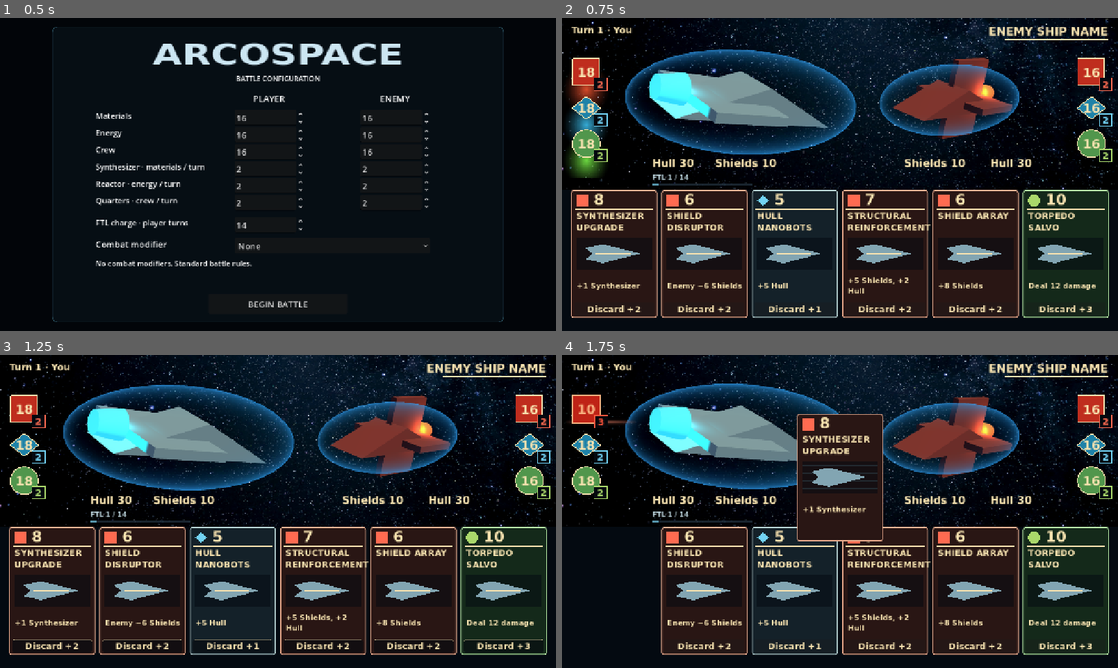
Above: before the commit, frames 1-4 (two rows, left to right).
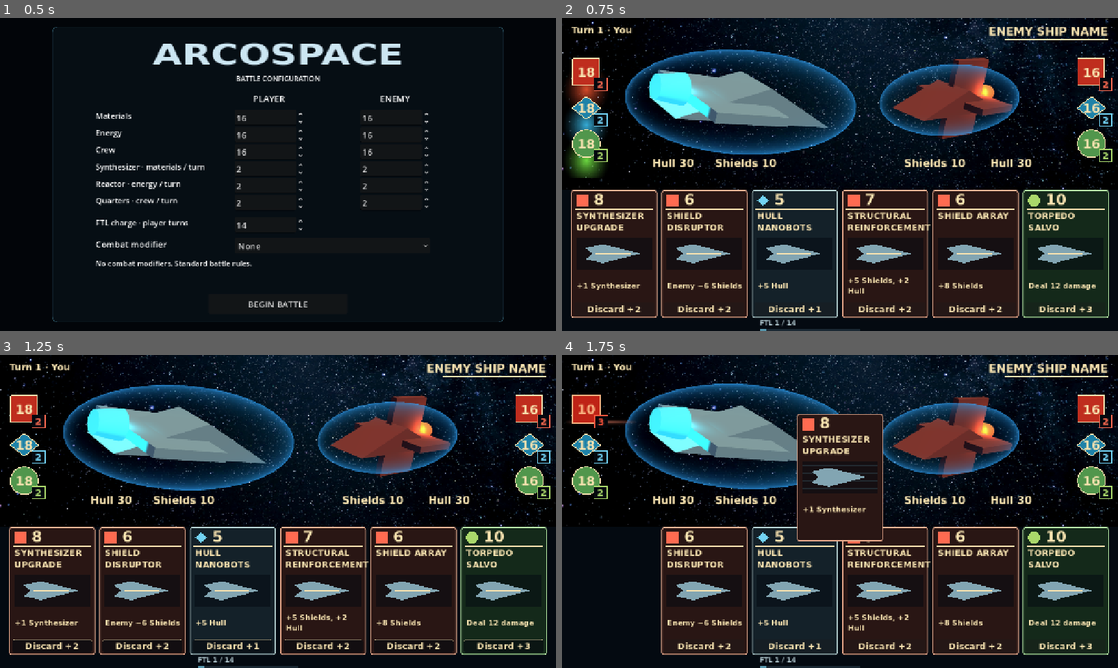
Above: after the commit, the same moments.

Repository: RPGMaster2000/arcospace
Game: Godot game, scene res://scenes/battle_setup.tscn
Two runs of this game, one before a commit and one after it. Both use one fixed random seed, a clock stepped at 60 frames per second and the inputs below.
Inputs:
- Up to frame 1 (0.5 s): no input
- Up to frame 2 (0.75 s): click "BEGIN BATTLE" at 0.5 s
- Up to frame 3 (1.25 s): no input
- Up to frame 4 (1.75 s): click "8" at 1.25 s

Frame 1 is identical in both runs. In frame 2, 0.4% of the frame differs, in the area x 16-54%, y 50-100%; in frame 3, 0.4%; in frame 4, 0.4%.

Commit message:
Changed some battle modifier text and values.

Diff:
--- a/scenes/board.tscn
+++ b/scenes/board.tscn
@@ -8,6 +8,10 @@
 [ext_resource type="Script" uid="uid://eq1hb45cgs7y" path="res://scripts/battle_effects.gd" id="6_effects"]
 [ext_resource type="Script" uid="uid://clkps43ws8g7d" path="res://scripts/turn_presentation.gd" id="7_turn"]
 [ext_resource type="Script" uid="uid://centsvm7vv87w" path="res://scripts/card_motion_settings.gd" id="12_ba0us"]
+[ext_resource type="Script" uid="uid://bge60xjyyeiyn" path="res://scripts/ftl_drive.gd" id="FTL"]
+[ext_resource type="PackedScene" path="res://scenes/ftl_panel.tscn" id="FTLPanel"]
+[ext_resource type="PackedScene" path="res://scenes/modifier_display.tscn" id="ModifierDisplay"]
+[ext_resource type="Script" uid="uid://jbsh3jp1iy7n" path="res://scripts/combat_modifier.gd" id="ModifierRules"]
 [ext_resource type="Resource" path="res://cards/01_shield_plating.tres" id="preview_0"]
 [ext_resource type="Resource" path="res://cards/04_synthesizer_upgrade.tres" id="preview_1"]
 [ext_resource type="Resource" path="res://cards/12_laser_burst.tres" id="preview_2"]
@@ -16,12 +20,6 @@
 [ext_resource type="Resource" path="res://cards/20_torpedo_salvo.tres" id="preview_5"]
 [ext_resource type="PackedScene" path="res://scenes/match_result.tscn" id="Result"]
 
-[ext_resource type="Script" path="res://scripts/ftl_drive.gd" id="FTL"]
-[ext_resource type="PackedScene" path="res://scenes/ftl_panel.tscn" id="FTLPanel"]
-
-[ext_resource type="Script" path="res://scripts/combat_modifier.gd" id="ModifierRules"]
-[ext_resource type="PackedScene" path="res://scenes/modifier_display.tscn" id="ModifierDisplay"]
-
 [sub_resource type="SystemFont" id="BoldFont"]
 font_names = PackedStringArray("DejaVu Sans", "Arial")
 font_weight = 700
@@ -222,8 +220,6 @@
 layout_mode = 0
 anchor_left = 1.0
 anchor_right = 1.0
-anchor_top = 0.0
-anchor_bottom = 0.0
 offset_left = -306.0
 offset_top = 15.0
 offset_right = -23.0
@@ -409,11 +405,9 @@
 vertical_alignment = 1
 
 [node name="EnemyResource1" type="Control" parent="." unique_id=1348338541]
-layout_mode = 0
+anchors_preset = 0
 anchor_left = 1.0
 anchor_right = 1.0
-anchor_top = 0.0
-anchor_bottom = 0.0
 offset_left = -94.0
 offset_top = 92.0
 offset_right = -22.0
@@ -469,11 +463,9 @@
 vertical_alignment = 1
 
 [node name="EnemyResource2" type="Control" parent="." unique_id=1494198465]
-layout_mode = 0
+anchors_preset = 0
 anchor_left = 1.0
 anchor_right = 1.0
-anchor_top = 0.0
-anchor_bottom = 0.0
 offset_left = -94.0
 offset_top = 174.0
 offset_right = -22.0
@@ -529,11 +521,9 @@
 vertical_alignment = 1
 
 [node name="EnemyResource3" type="Control" parent="." unique_id=1720151133]
-layout_mode = 0
+anchors_preset = 0
 anchor_left = 1.0
 anchor_right = 1.0
-anchor_top = 0.0
-anchor_bottom = 0.0
 offset_left = -94.0
 offset_top = 256.0
 offset_right = -22.0
@@ -643,12 +633,10 @@
 polygon = PackedVector2Array(163, -19, 185, -12, 185, 12, 163, 19)
 
 [node name="Versus" type="Label" parent="." unique_id=807563954]
-layout_mode = 0
-anchor_left = 0.5
-anchor_right = 0.5
-anchor_top = 0.0
-anchor_bottom = 0.0
-visible = false
+visible = false
+layout_mode = 0
+anchor_left = 0.5
+anchor_right = 0.5
 offset_left = -33.0
 offset_top = 177.0
 offset_right = 33.0
@@ -661,8 +649,8 @@
 [node name="PlayerHullLabel" type="Label" parent="." unique_id=2109470503]
 layout_mode = 0
 anchor_left = 0.5
-anchor_right = 0.5
-anchor_top = 1.0
+anchor_top = 1.0
+anchor_right = 0.5
 anchor_bottom = 1.0
 offset_left = -432.0
 offset_top = -400.0
@@ -674,8 +662,8 @@
 [node name="PlayerShieldsLabel" type="Label" parent="." unique_id=86968435]
 layout_mode = 0
 anchor_left = 0.5
-anchor_right = 0.5
-anchor_top = 1.0
+anchor_top = 1.0
+anchor_right = 0.5
 anchor_bottom = 1.0
 offset_left = -287.0
 offset_top = -400.0
@@ -687,8 +675,8 @@
 [node name="EnemyShieldsLabel" type="Label" parent="." unique_id=1691280843]
 layout_mode = 0
 anchor_left = 0.5
-anchor_right = 0.5
-anchor_top = 1.0
+anchor_top = 1.0
+anchor_right = 0.5
 anchor_bottom = 1.0
 offset_left = 148.0
 offset_top = -400.0
@@ -700,8 +688,8 @@
 [node name="EnemyHullLabel" type="Label" parent="." unique_id=95820666]
 layout_mode = 0
 anchor_left = 0.5
-anchor_right = 0.5
-anchor_top = 1.0
+anchor_top = 1.0
+anchor_right = 0.5
 anchor_bottom = 1.0
 offset_left = 346.0
 offset_top = -400.0
@@ -719,8 +707,8 @@
 [node name="ShieldPlatingCard" parent="." unique_id=2042586335 instance=ExtResource("2_card")]
 layout_mode = 0
 anchor_left = 0.5
-anchor_right = 0.5
-anchor_top = 1.0
+anchor_top = 1.0
+anchor_right = 0.5
 anchor_bottom = 1.0
 offset_left = -619.0
 offset_top = -324.0
@@ -757,8 +745,8 @@
 [node name="SynthesizerUpgradeCard" parent="." unique_id=1150386306 instance=ExtResource("2_card")]
 layout_mode = 0
 anchor_left = 0.5
-anchor_right = 0.5
-anchor_top = 1.0
+anchor_top = 1.0
+anchor_right = 0.5
 anchor_bottom = 1.0
 offset_left = -411.0
 offset_top = -324.0
@@ -802,8 +790,8 @@
 [node name="LaserBurstCard" parent="." unique_id=1370597201 instance=ExtResource("2_card")]
 layout_mode = 0
 anchor_left = 0.5
-anchor_right = 0.5
-anchor_top = 1.0
+anchor_top = 1.0
+anchor_right = 0.5
 anchor_bottom = 1.0
 offset_left = -203.0
 offset_top = -324.0
@@ -847,8 +835,8 @@
 [node name="EnergyCellCard" parent="." unique_id=372245618 instance=ExtResource("2_card")]
 layout_mode = 0
 anchor_left = 0.5
-anchor_right = 0.5
-anchor_top = 1.0
+anchor_top = 1.0
+anchor_right = 0.5
 anchor_bottom = 1.0
 offset_left = 5.0
 offset_top = -324.0
@@ -888,8 +876,8 @@
 [node name="QuartersUpgradeCard" parent="." unique_id=926793025 instance=ExtResource("2_card")]
 layout_mode = 0
 anchor_left = 0.5
-anchor_right = 0.5
-anchor_top = 1.0
+anchor_top = 1.0
+anchor_right = 0.5
 anchor_bottom = 1.0
 offset_left = 213.0
 offset_top = -324.0
@@ -933,8 +921,8 @@
 [node name="TorpedoSalvoCard" parent="." unique_id=464282260 instance=ExtResource("2_card")]
 layout_mode = 0
 anchor_left = 0.5
-anchor_right = 0.5
-anchor_top = 1.0
+anchor_top = 1.0
+anchor_right = 0.5
 anchor_bottom = 1.0
 offset_left = 421.0
 offset_top = -324.0
@@ -990,23 +978,18 @@
 
 [node name="TurnLabel" type="Label" parent="." unique_id=238760700]
 layout_mode = 0
-anchor_left = 0.0
-anchor_right = 0.0
-anchor_top = 0.0
-anchor_bottom = 0.0
 offset_left = 22.0
 offset_top = 15.0
 offset_right = 322.0
 offset_bottom = 49.0
 theme_override_font_sizes/font_size = 21
 text = "Turn 1 · You"
-horizontal_alignment = 0
 
 [node name="LastActionLabel" type="Label" parent="." unique_id=285804752]
 layout_mode = 0
 anchor_left = 0.5
-anchor_right = 0.5
-anchor_top = 1.0
+anchor_top = 1.0
+anchor_right = 0.5
 anchor_bottom = 1.0
 offset_left = -430.0
 offset_top = -370.0
@@ -1026,8 +1009,8 @@
 [node name="EnemyTurnBanner" type="Label" parent="." unique_id=306887152]
 layout_mode = 0
 anchor_left = 0.5
-anchor_right = 0.5
-anchor_top = 1.0
+anchor_top = 1.0
+anchor_right = 0.5
 anchor_bottom = 1.0
 offset_left = -210.0
 offset_top = -453.0
@@ -1046,21 +1029,22 @@
 [node name="MatchResult" parent="." unique_id=1914324438 instance=ExtResource("Result")]
 layout_mode = 1
 
+[node name="FTLDrive" type="Node" parent="." unique_id=461289179]
+script = ExtResource("FTL")
+
+[node name="FTLPanel" parent="." unique_id=980773763 instance=ExtResource("FTLPanel")]
+anchors_preset = 7
+
+[node name="CombatModifier" type="Node" parent="." unique_id=807608807]
+script = ExtResource("ModifierRules")
+
+[node name="ModifierDisplay" parent="." unique_id=1109157523 instance=ExtResource("ModifierDisplay")]
+grow_horizontal = 2
+grow_vertical = 2
+
 [editable path="ShieldPlatingCard"]
 [editable path="SynthesizerUpgradeCard"]
 [editable path="LaserBurstCard"]
 [editable path="EnergyCellCard"]
 [editable path="QuartersUpgradeCard"]
 [editable path="TorpedoSalvoCard"]
-
-[node name="FTLDrive" type="Node" parent="."]
-script = ExtResource("FTL")
-
-[node name="FTLPanel" parent="." instance=ExtResource("FTLPanel")]
-layout_mode = 1
-
-[node name="CombatModifier" type="Node" parent="."]
-script = ExtResource("ModifierRules")
-
-[node name="ModifierDisplay" parent="." instance=ExtResource("ModifierDisplay")]
-layout_mode = 1
--- a/scenes/modifier_display.tscn
+++ b/scenes/modifier_display.tscn
@@ -1,51 +1,62 @@
-[gd_scene format=3]
-[ext_resource type="Script" path="res://scripts/modifier_display.gd" id="1"]
-[node name="ModifierDisplay" type="Control"]
-layout_mode = 1
+[gd_scene format=3 uid="uid://djljnnn4by8k0"]
+
+[ext_resource type="Script" uid="uid://c18qsjcgmq467" path="res://scripts/modifier_display.gd" id="1"]
+
+[node name="ModifierDisplay" type="Control" unique_id=1869701269]
+layout_mode = 3
 anchors_preset = 15
 anchor_right = 1.0
 anchor_bottom = 1.0
+grow_horizontal = 2
+grow_vertical = 2
 mouse_filter = 2
 script = ExtResource("1")
-[node name="Meter" type="Control" parent="."]
+
+[node name="Meter" type="Control" parent="." unique_id=19566026]
 layout_mode = 1
+anchors_preset = 5
 anchor_left = 0.5
 anchor_right = 0.5
 offset_left = -340.0
+offset_top = 12.0
 offset_right = 340.0
-offset_top = 12.0
 offset_bottom = 60.0
 mouse_filter = 2
-[node name="Text" type="Label" parent="Meter"]
+
+[node name="Text" type="Label" parent="Meter" unique_id=506999003]
+layout_mode = 0
 offset_right = 680.0
 offset_bottom = 29.0
+theme_override_font_sizes/font_size = 19
 horizontal_alignment = 1
-theme_override_font_sizes/font_size = 19
+
+[node name="Progress" type="ProgressBar" parent="Meter" unique_id=1661344888]
+visible = false
+layout_mode = 0
+offset_left = 150.0
+offset_top = 33.0
+offset_right = 530.0
+offset_bottom = 39.0
 mouse_filter = 2
-[node name="Progress" type="ProgressBar" parent="Meter"]
-offset_left = 150.0
-offset_right = 530.0
-offset_top = 33.0
-offset_bottom = 39.0
 show_percentage = false
-mouse_filter = 2
-[node name="Flash" type="Label" parent="."]
+
+[node name="Flash" type="Label" parent="." unique_id=1456169150]
+modulate = Color(1, 1, 1, 0)
+z_index = 110
 layout_mode = 1
+anchors_preset = 8
 anchor_left = 0.5
+anchor_top = 0.5
 anchor_right = 0.5
-anchor_top = 0.5
 anchor_bottom = 0.5
 offset_left = -610.0
+offset_top = -135.0
 offset_right = 610.0
-offset_top = -135.0
 offset_bottom = -70.0
-horizontal_alignment = 1
-vertical_alignment = 1
-theme_override_font_sizes/font_size = 30
 theme_override_colors/font_color = Color(1, 0.83, 0.4, 1)
 theme_override_colors/font_shadow_color = Color(0, 0, 0, 1)
 theme_override_constants/shadow_offset_x = 3
 theme_override_constants/shadow_offset_y = 3
-modulate = Color(1, 1, 1, 0)
-z_index = 110
-mouse_filter = 2
+theme_override_font_sizes/font_size = 30
+horizontal_alignment = 1
+vertical_alignment = 1
--- a/scripts/combat_modifier.gd
+++ b/scripts/combat_modifier.gd
@@ -5,18 +5,18 @@
 const Effects = preload("res://scripts/card_effects.gd")
 const NAMES = ["None", "Asteroid belt", "Ion storm", "Solar flare", "Nebula"]
 ## TUNE: Full rounds between events, counted after an event ends.
-const MIN_INTERVAL: int = 6
-const MAX_INTERVAL: int = 10
+const MIN_INTERVAL: int = 3
+const MAX_INTERVAL: int = 6
 ## TUNE: Event duration in complete player/enemy rounds.
 const ACTIVE_ROUNDS: int = 1
 ## TUNE: Independent hit chance for EACH ship when the battlefield launches a shower.
-const ASTEROID_CHANCE: float = 0.20
+const ASTEROID_CHANCE: float = 0.50
 ## TUNE: Damage per asteroid hit; shields absorb it first.
-const ASTEROID_DAMAGE: int = 5
+const ASTEROID_DAMAGE: int = 10
 ## TUNE: Nebula starts here; each full round moves by at most NEBULA_STEP percentage points.
-const NEBULA_START: int = 35
+const NEBULA_START: int = 25
 const NEBULA_STEP: int = 5
-const NEBULA_MAX: int = 70
+const NEBULA_MAX: int = 60
 var kind: int = 0
 var active: bool = false
 var next_round: int = 0
@@ -58,7 +58,7 @@
 	if kind == 0:
 		return ""
 	if kind == 4:
-		return "Targeting Sensor Efficiency: %d%% · Miss rate: %d%%" % [miss_rate, miss_rate]
+		return "Targeting Sensors Affected - Miss rate: %d%%" % [miss_rate, miss_rate]
 	if active:
 		return NAMES[kind].to_upper() + " ACTIVE · " + ("Shields offline" if kind == 3 else "Both ships affected")
 	var phrases: Array[String] = ["", "asteroids pass by", "next ion storm", "next solar flare"]
Not shown: 20 places in scenes/board.tscn that only renumber resources
Not shown, added: tests/combat_modifier_test.gd.uid
